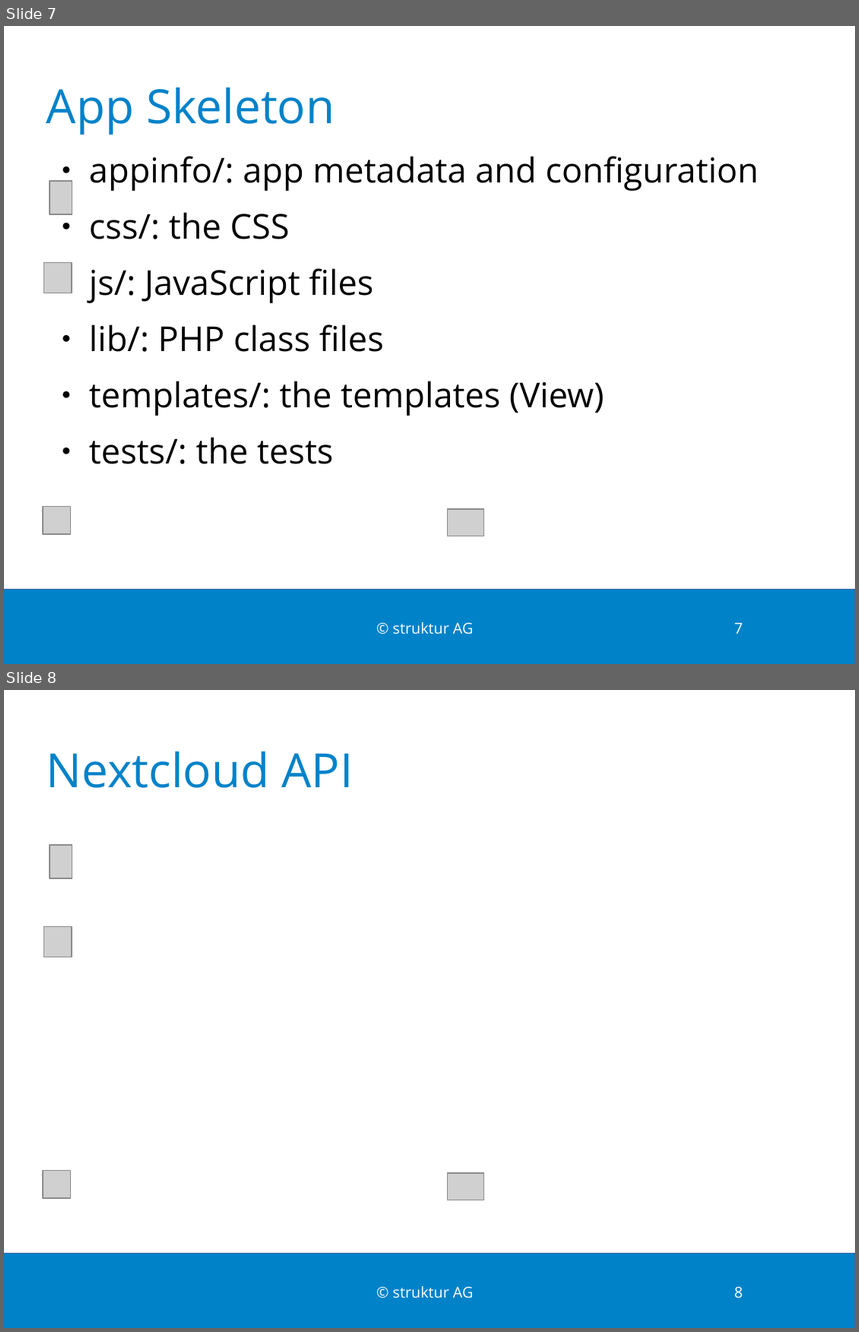
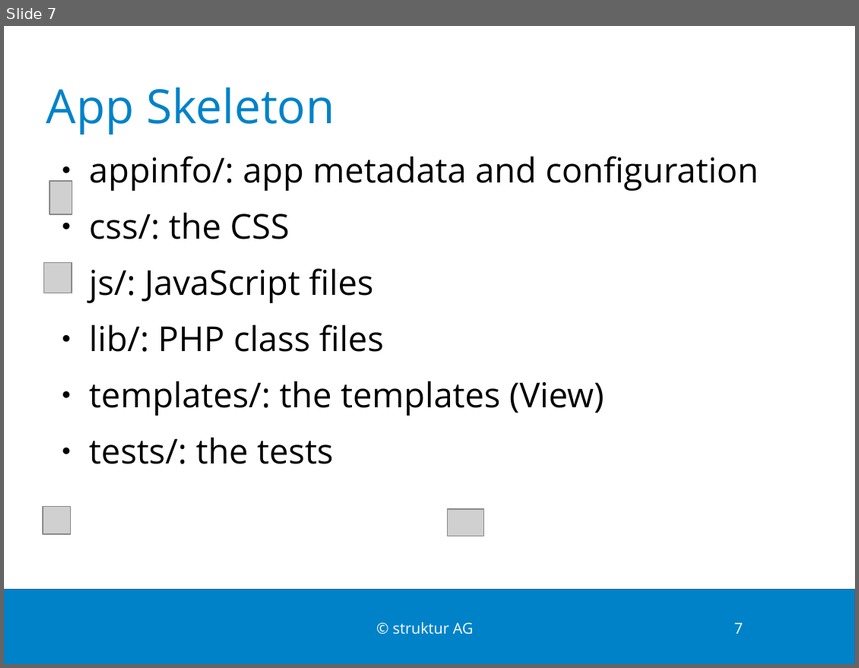
Before and after one commit to camilasan/build-nextcloud-app, a slide deck: build-Nextcloud-app.odp. Shown one above the other, each under a label of ours: slides 7 and 8 before the commit, slide 7 after it. The pictures are 859x1332 and 859x668 pixels, drawn with LibreOffice and Linux fonts; fonts in the diff are those of the drawing; grey boxes stand for pictures; background and template pictures are left out. Boxes give left, top, right and bottom in pixels: in the first picture for what was removed or moved away, otherwise in the second. Text is boxed around its words. In the diff, an @@ line names an element or a change of style, - is before the commit and + after.

```diff
--- a/build-Nextcloud-app.odp
+++ b/build-Nextcloud-app.odp
@@ slide 8 removed at [4, 690, 855, 1328], background #FFFFFF; not listed: 1 template element that a slide beside it also shows @@
@@ title removed at [47, 751, 354, 788] @@
-Nextcloud API
@@ picture removed at [50, 845, 72, 878] @@
@@ picture removed at [44, 927, 71, 958] @@
@@ picture removed at [43, 1170, 70, 1198] @@
@@ picture removed at [448, 1173, 484, 1201] @@
@@ text removed at [393, 1287, 474, 1299] @@
-© struktur AG
@@ page number removed at [734, 1287, 743, 1299] @@
-8
```
Also in this commit, not shown: 1 slide changed, 1 slide added, 1 other file.
